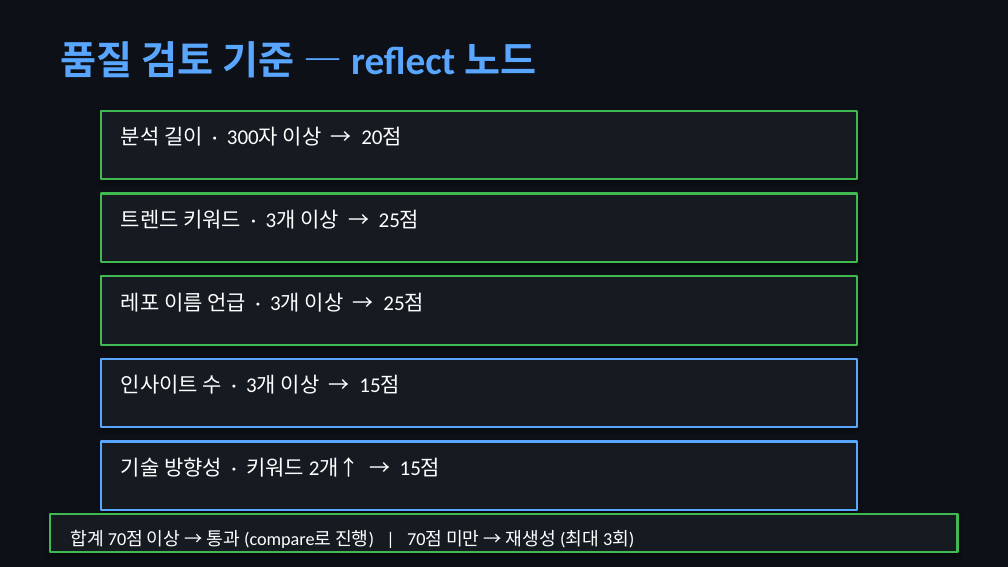
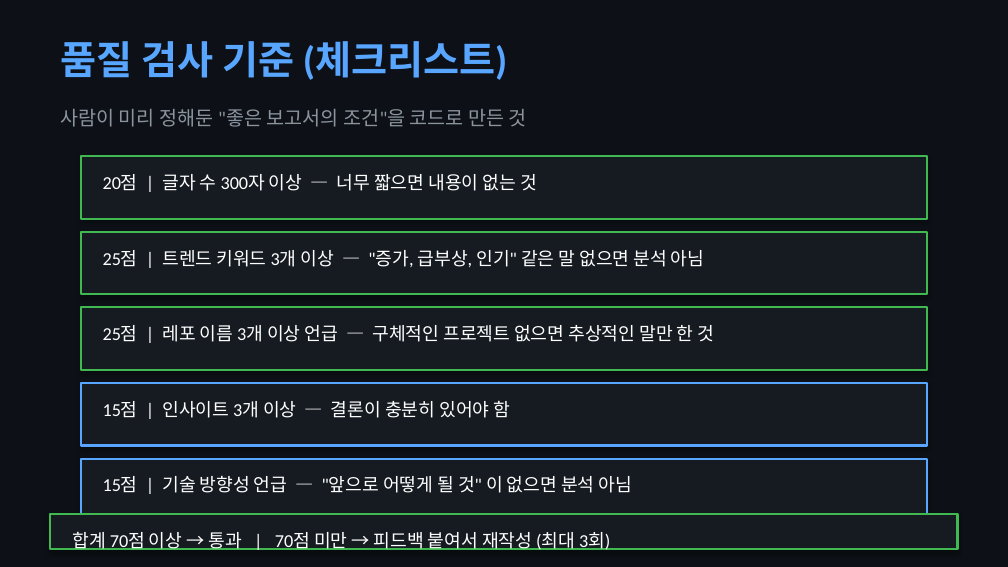
Before and after one commit to nmmm9/ai_study, a slide deck: slide 6 of week10-self-correction/juwon/week10_발표.pptx (slide 5 before the commit). Drawn at 1008x567 pixels with LibreOffice and Linux fonts; fonts in the diff are those of the drawing. Boxes give left, top, right and bottom in pixels: in the first picture for what was removed or moved away, otherwise in the second. Text is boxed around its words. In the diff, an @@ line names an element or a change of style, - is before the commit and + after.

```diff
--- a/week10-self-correction/juwon/week10_발표.pptx
+++ b/week10-self-correction/juwon/week10_발표.pptx
@@ text at (x1=60, y1=41, x2=507, y2=80): text changed @@
-품질 검토 기준 — reflect 노드
+품질 검사 기준 (체크리스트)
@@ text added at (x1=60, y1=109, x2=527, y2=127), 14 pt, text #8B949E @@
+사람이 미리 정해둔 "좋은 보고서의 조건"을 코드로 만든 것
@@ text removed at (x1=121, y1=126, x2=402, y2=146) @@
-분석 길이 · 300자 이상 → 20점
@@ rectangle resized from (x1=101, y1=111, x2=857, y2=179) to (x1=81, y1=156, x2=927, y2=219) @@
@@ text added at (x1=103, y1=174, x2=537, y2=191), 13 pt, text #FFFFFF @@
+20점 | 글자 수 300자 이상 — 너무 짧으면 내용이 없는 것
@@ rectangle resized from (x1=101, y1=194, x2=857, y2=262) to (x1=81, y1=232, x2=927, y2=294) @@
@@ text at (x1=103, y1=250, x2=704, y2=267): text changed; size 15 to 13 pt @@
-트렌드 키워드 · 3개 이상 → 25점
+25점 | 트렌드 키워드 3개 이상 — "증가, 급부상, 인기" 같은 말 없으면 분석 아님
@@ rectangle resized from (x1=101, y1=276, x2=857, y2=345) to (x1=81, y1=307, x2=927, y2=370) @@
@@ text at (x1=103, y1=325, x2=715, y2=342): text changed; size 15 to 13 pt @@
-레포 이름 언급 · 3개 이상 → 25점
+25점 | 레포 이름 3개 이상 언급 — 구체적인 프로젝트 없으면 추상적인 말만 한 것
@@ rectangle resized from (x1=101, y1=359, x2=857, y2=427) to (x1=81, y1=383, x2=927, y2=446) @@
@@ text at (x1=103, y1=401, x2=510, y2=418): text changed; size 15 to 13 pt @@
-인사이트 수 · 3개 이상 → 15점
+15점 | 인사이트 3개 이상 — 결론이 충분히 있어야 함
@@ rectangle resized from (x1=101, y1=442, x2=857, y2=510) to (x1=81, y1=459, x2=927, y2=521) @@
@@ text at (x1=103, y1=476, x2=631, y2=493): text changed; size 15 to 13 pt @@
-기술 방향성 · 키워드 2개↑ → 15점
+15점 | 기술 방향성 언급 — "앞으로 어떻게 될 것" 이 없으면 분석 아님
@@ text at (x1=72, y1=531, x2=610, y2=550): text changed @@
-합계 70점 이상 → 통과 (compare로 진행) | 70점 미만 → 재생성 (최대 3회)
+합계 70점 이상 → 통과 | 70점 미만 → 피드백 붙여서 재작성 (최대 3회)
```
Also in this commit, not shown: 1 other slide changed, 8 slides added, 7 slides removed, 57 other files.
